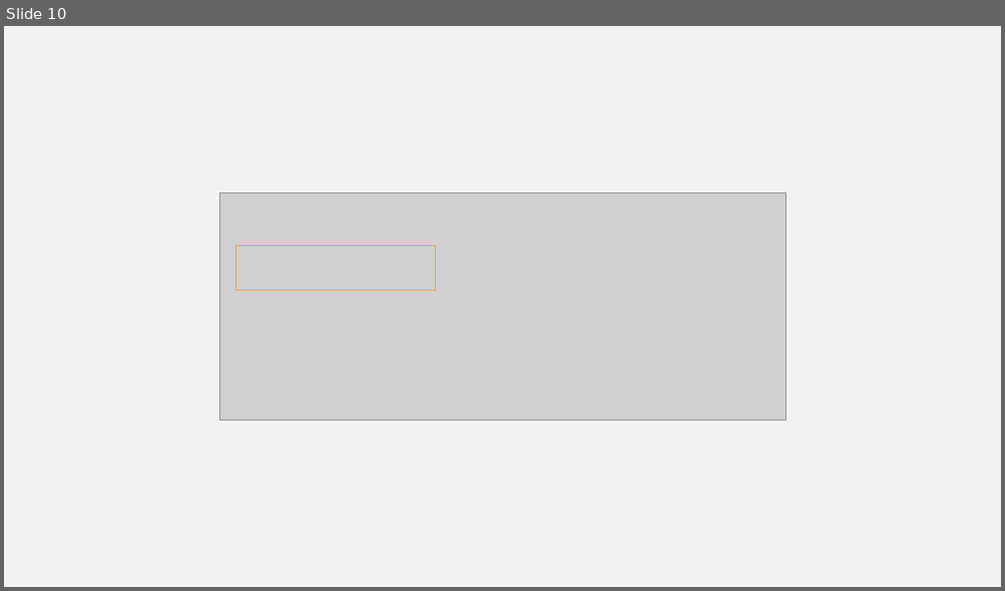
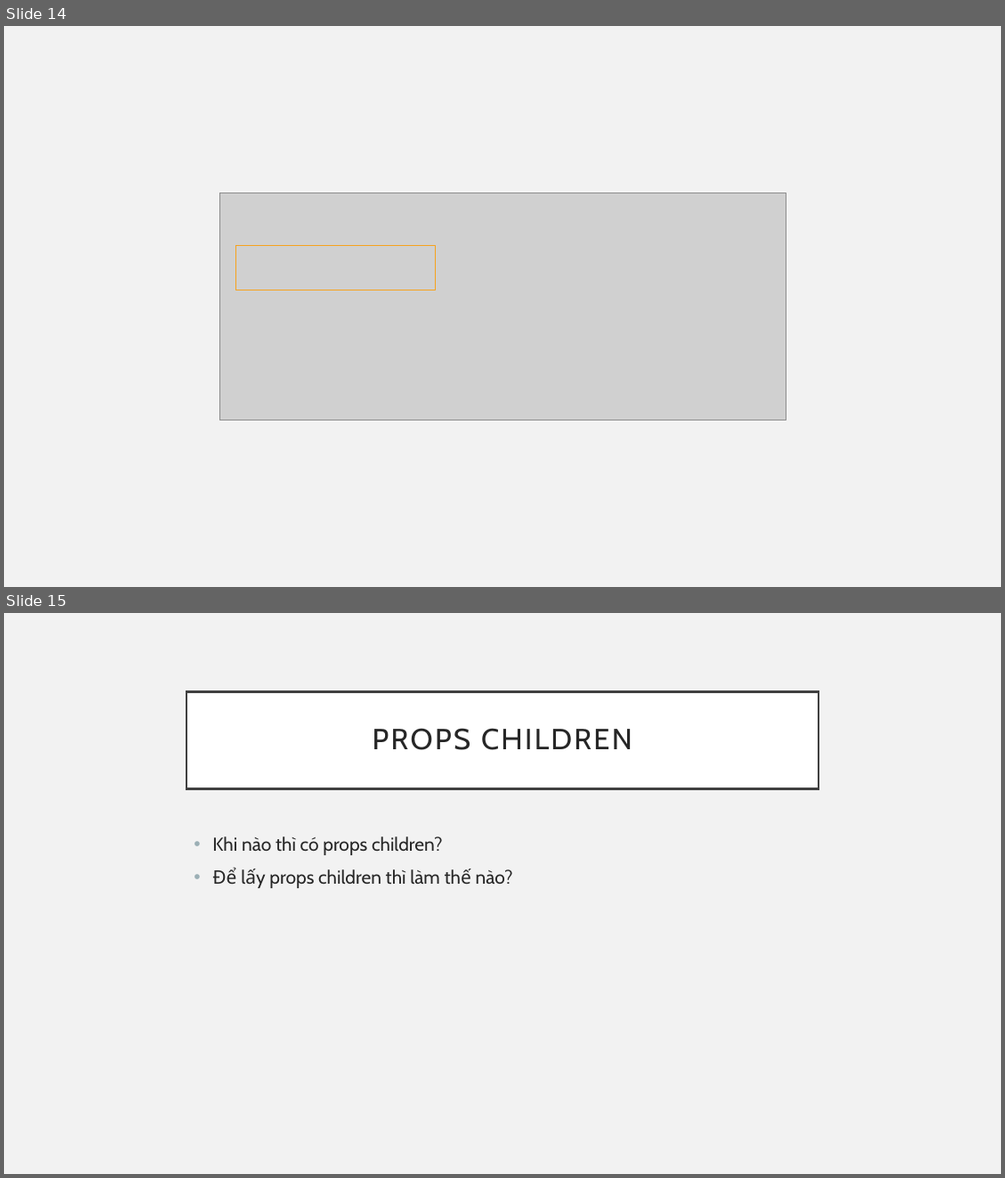
Before and after one commit to sobbingwind/React, a slide deck: 8_Props and Components.pptx. Shown one above the other, each under a label of ours: slide 10 before the commit, slides 14 and 15 after it. The pictures are 1005x591 and 1005x1178 pixels, drawn with LibreOffice and Linux fonts; fonts in the diff are those of the drawing; grey boxes stand for pictures. Boxes give left, top, right and bottom in pixels: in the first picture for what was removed or moved away, otherwise in the second. Text is boxed around its words. In the diff, an @@ line names an element or a change of style, - is before the commit and + after.

```diff
--- a/8_Props and Components.pptx
+++ b/8_Props and Components.pptx
@@ slide 15 added at [4, 613, 1001, 1174], background #F2F2F2 @@
@@ title added at [186, 691, 818, 788], fill #FFFFFF, outline #404040 2.5 pt, 28 pt, text #262626 @@
+PROPS CHILDREN
@@ text added at [212, 836, 513, 888], 18 pt, text #262626 @@
+• Khi nào thì có props children?
+• Để lấy props children thì làm thế nào?
@@ what was slide 10 is now slide 14 @@
```
Also in this commit, not shown: 3 slides changed, 4 other slides added.
